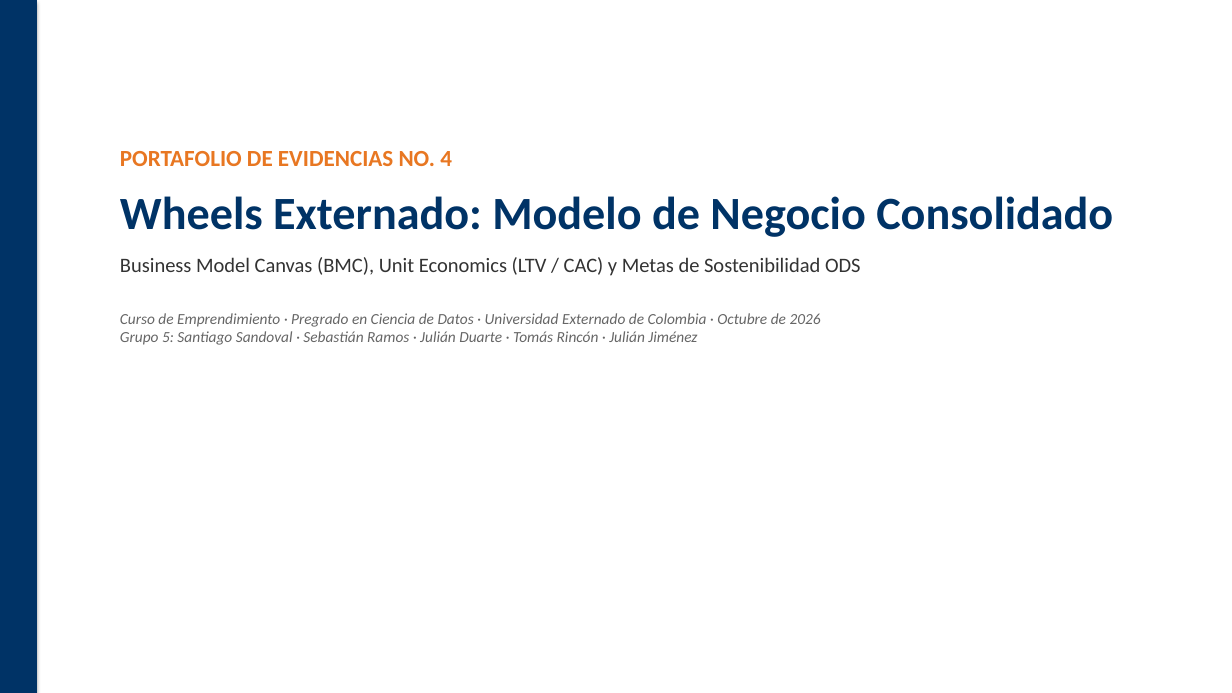
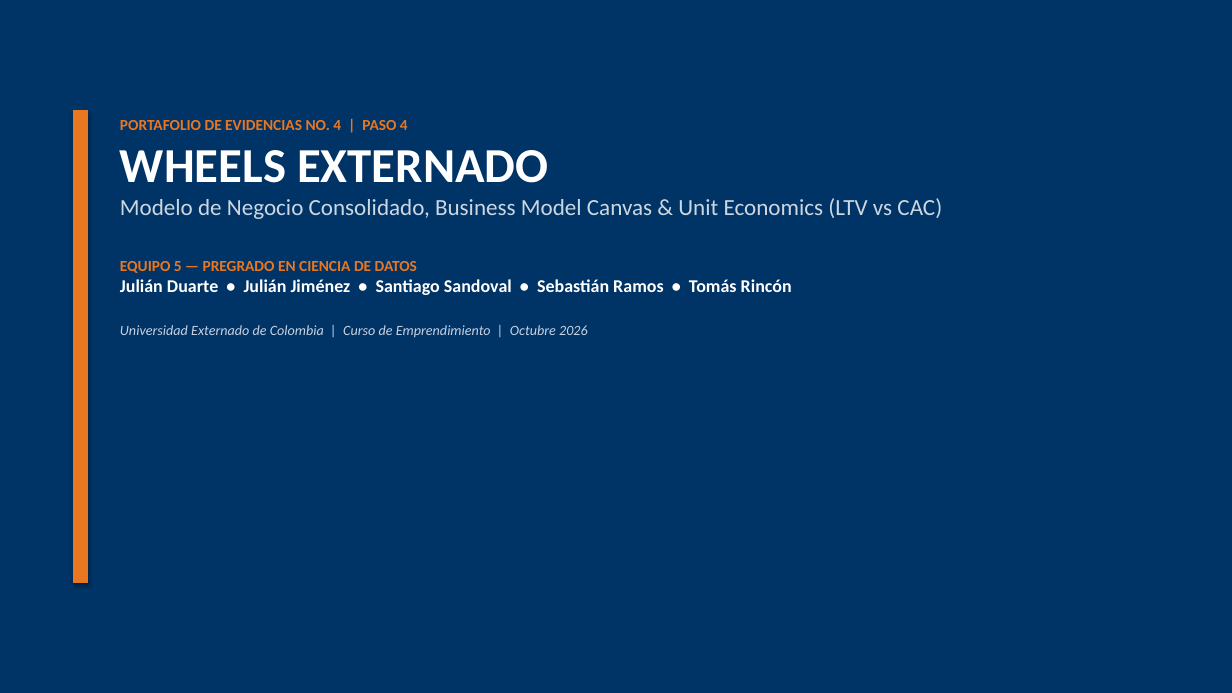
Before and after one commit to Juliand10x/Emprendimiento, a slide deck: slide 1 of 01_Proyecto_Wheels_Externado/Portafolio_de_Evidencias_4/Entregables/Portafolio de evidencias 4 - Equipo 5 - Presentación.pptx. Drawn at 1232x693 pixels with LibreOffice and Linux fonts; fonts in the diff are those of the drawing. Boxes give left, top, right and bottom in pixels: in the first picture for what was removed or moved away, otherwise in the second. Text is boxed around its words. In the diff, an @@ line names an element or a change of style, - is before the commit and + after.

Commit message:
feat(Portafolio 4): Rediseñar presentación ejecutiva PPTX (14 slides) y estructurar Excel LTV/CAC sustentado y justificado con datos de campo

```diff
--- a/01_Proyecto_Wheels_Externado/Portafolio_de_Evidencias_4/Entregables/Portafolio de evidencias 4 - Equipo 5 - Presentación.pptx
+++ b/01_Proyecto_Wheels_Externado/Portafolio_de_Evidencias_4/Entregables/Portafolio de evidencias 4 - Equipo 5 - Presentación.pptx
@@ rectangle added at (0, 0, 1232, 693), fill #003366, outline #003366 0.75 pt @@
@@ rectangle: place and size @@
-rectangle at (0, 0, 37, 693)
+rectangle at (74, 111, 88, 582)
@@ rectangle at (74, 111, 88, 582): fill #003366 to #E87722; outline none to #E87722 0.75 pt @@
@@ text at (120, 120, 942, 338): text changed; size 12 to 18 pt; text colour #666666 to #FFFFFF; bold on; italic off @@
-PORTAFOLIO DE EVIDENCIAS NO. 4
-Wheels Externado: Modelo de Negocio Consolidado
-Business Model Canvas (BMC), Unit Economics (LTV / CAC) y Metas de Sostenibilidad ODS
-Curso de Emprendimiento · Pregrado en Ciencia de Datos · Universidad Externado de Colombia · Octubre de 2026
-Grupo 5: Santiago Sandoval · Sebastián Ramos · Julián Duarte · Tomás Rincón · Julián Jiménez
+PORTAFOLIO DE EVIDENCIAS NO. 4 | PASO 4
+WHEELS EXTERNADO
+Modelo de Negocio Consolidado, Business Model Canvas & Unit Economics (LTV vs CAC)
+EQUIPO 5 — PREGRADO EN CIENCIA DE DATOS
+Julián Duarte • Julián Jiménez • Santiago Sandoval • Sebastián Ramos • Tomás Rincón
+Universidad Externado de Colombia | Curso de Emprendimiento | Octubre 2026
```
Also in this commit, not shown: 1 other slide changed, 12 slides added, 9 slides removed, 1 other file.
